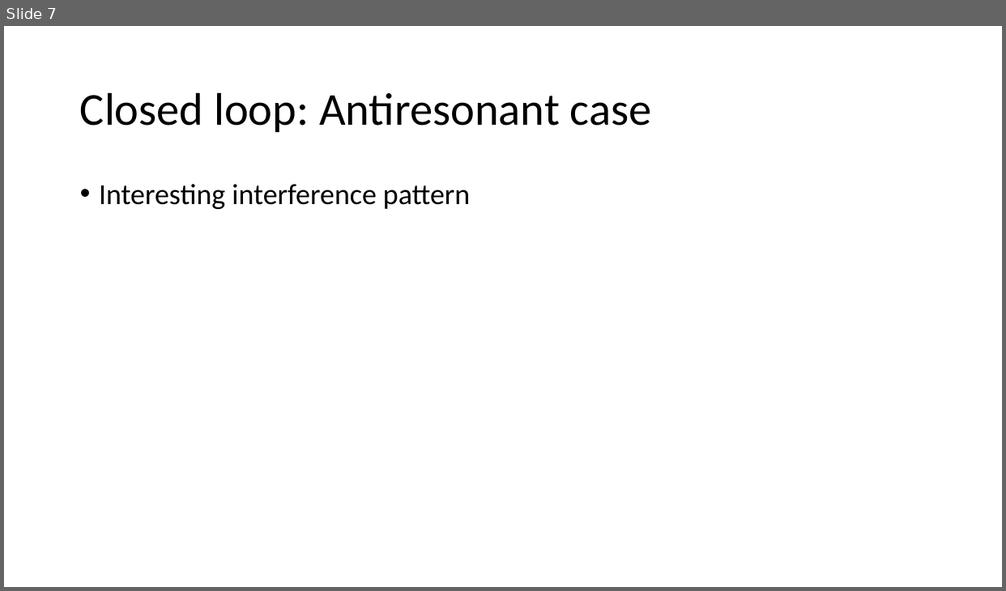
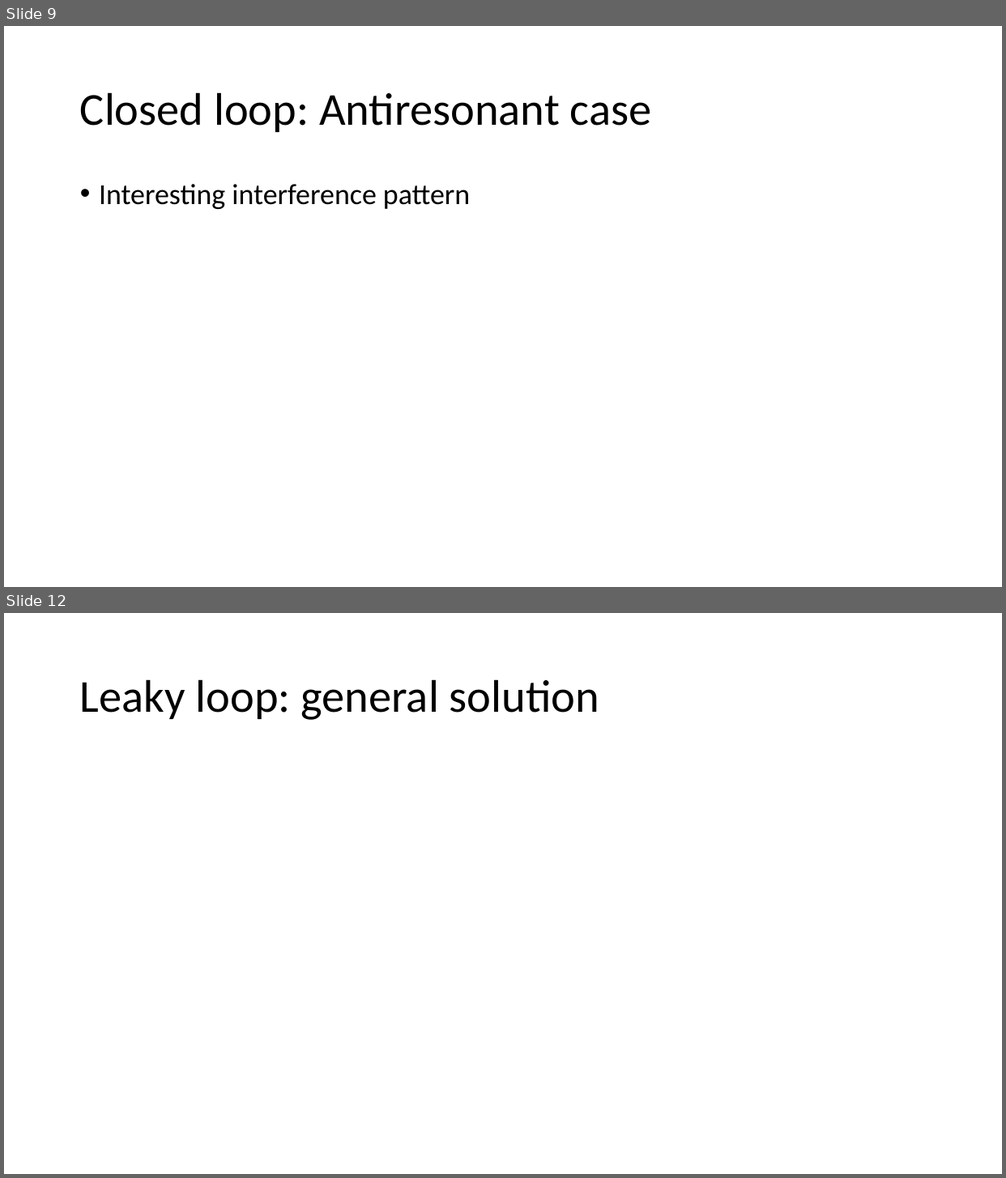
Before and after one commit to aleksyprok/apkp_thesis, a slide deck: Presentation/thesis_overview.pptx. Shown one above the other, each under a label of ours: slide 7 before the commit, slides 9 and 12 after it; the slides between them are not shown. The pictures are 1006x591 and 1006x1178 pixels, drawn with LibreOffice and Linux fonts; fonts in the diff are those of the drawing. Boxes give left, top, right and bottom in pixels: in the first picture for what was removed or moved away, otherwise in the second. Text is boxed around its words. In the diff, an @@ line names an element or a change of style, - is before the commit and + after.

```diff
--- a/Presentation/thesis_overview.pptx
+++ b/Presentation/thesis_overview.pptx
@@ slide 12 added at [4,613,1002,1174], background #FFFFFF @@
@@ title added at [80,679,599,720], 44 pt, text #000000 @@
+Leaky loop: general solution
@@ what was slide 7 is now slide 9 @@
```
Also in this commit, not shown: 1 slide changed, 6 other slides added.
